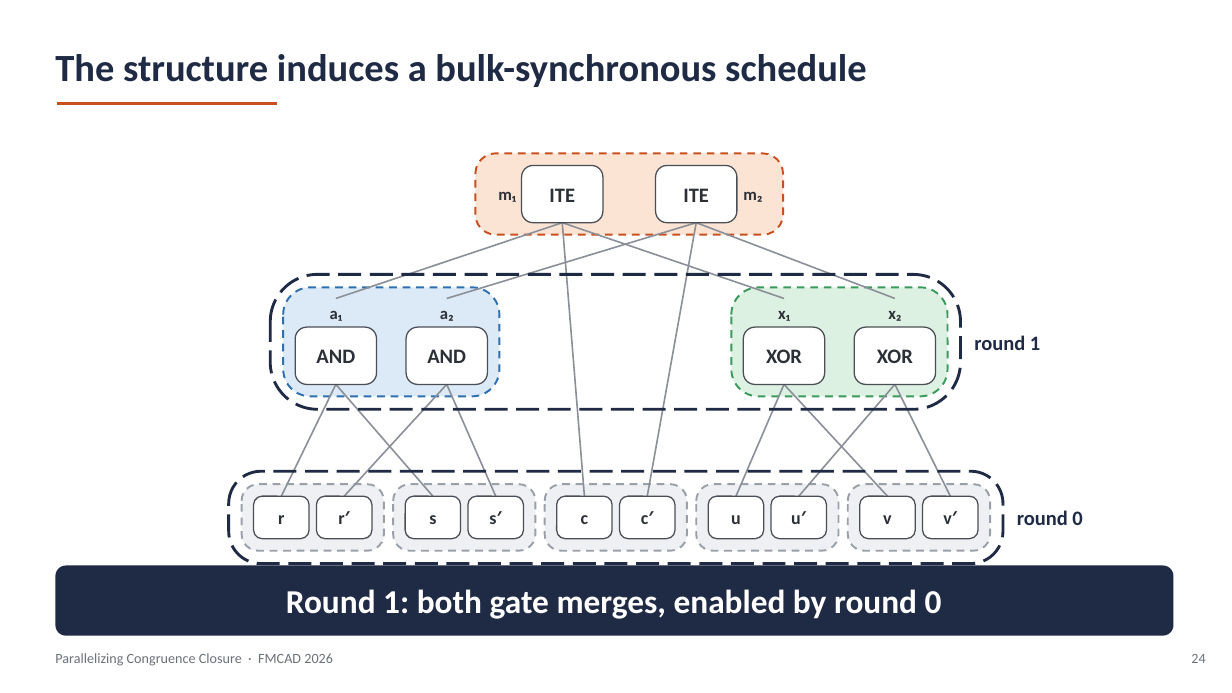
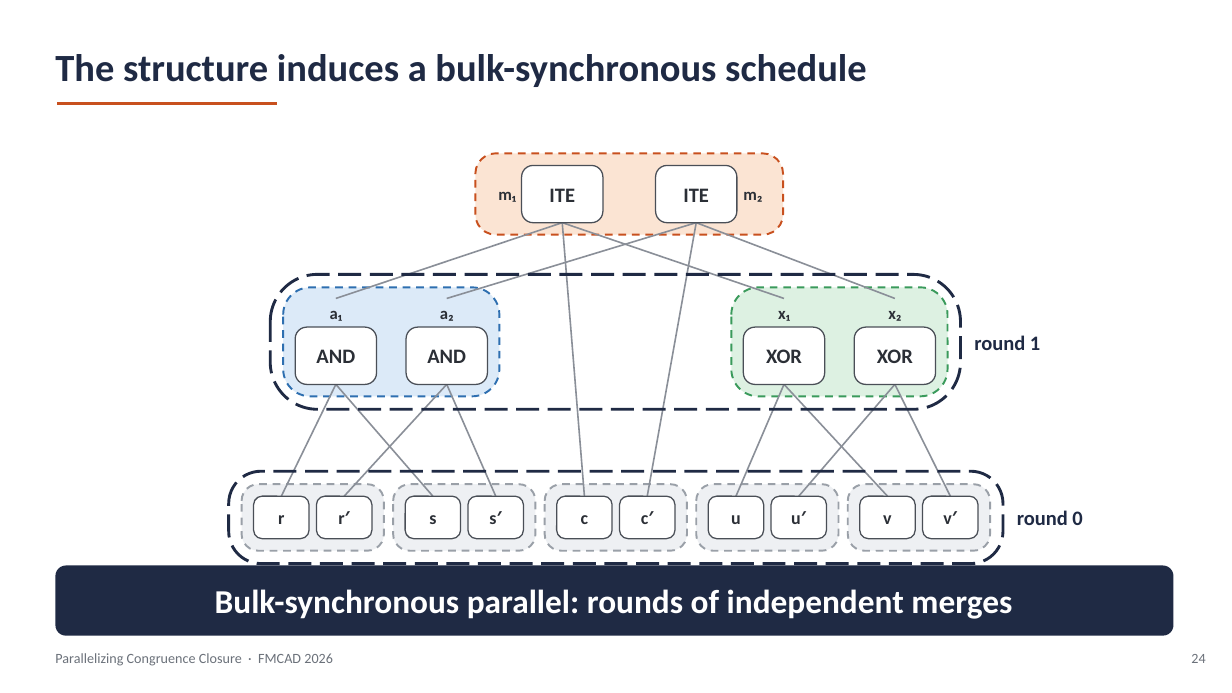
Before and after one commit to amarshah1/parallelcc-paper, a slide deck: slide 24 of slides/parallelcc-part1.pptx. Drawn at 1232x693 pixels with LibreOffice and Linux fonts; fonts in the diff are those of the drawing. Boxes give left, top, right and bottom in pixels: in the first picture for what was removed or moved away, otherwise in the second. Text is boxed around its words. In the diff, an @@ line names an element or a change of style, - is before the commit and + after.

```diff
--- a/slides/parallelcc-part1.pptx
+++ b/slides/parallelcc-part1.pptx
@@ text in rounded rectangle at (x1=215, y1=589, x2=1012, y2=619): text changed @@
-Round 1: both gate merges, enabled by round 0
+Bulk-synchronous parallel: rounds of independent merges
```
Also in this commit, not shown: 11 other slides changed, 1 slide removed, 1 other file.
